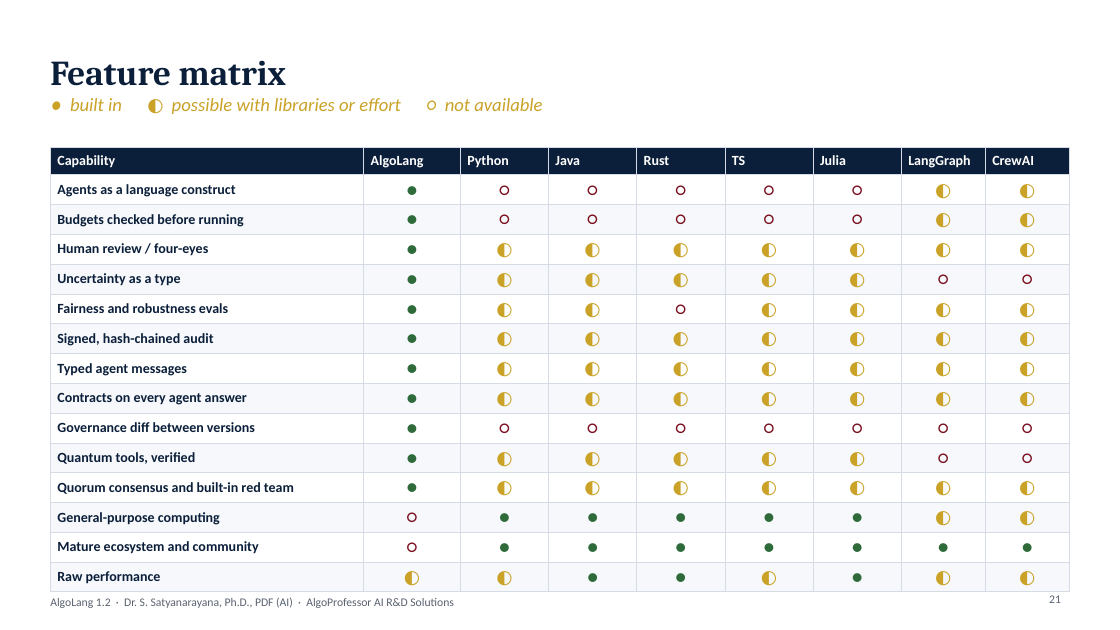
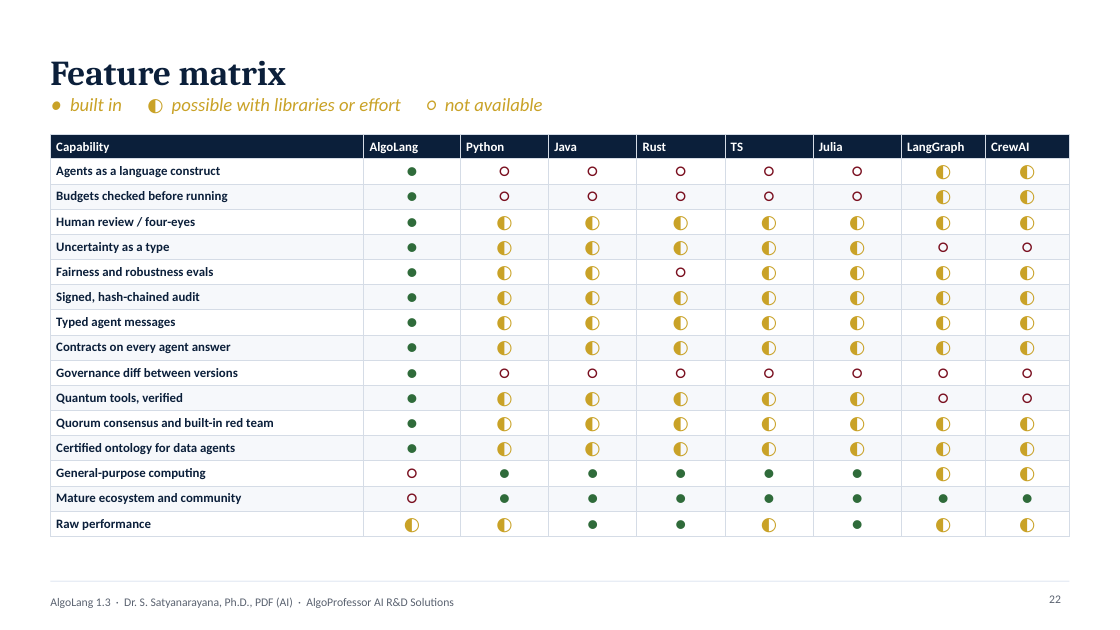
Before and after one commit to drssnaiml1-cell/algolang, a slide deck: slide 22 of docs/presentation/AlgoLang_Presentation.pptx (slide 21 before the commit). Drawn at 1120x630 pixels with LibreOffice and Linux fonts; fonts in the diff are those of the drawing. Boxes give left, top, right and bottom in pixels: in the first picture for what was removed or moved away, otherwise in the second. Text is boxed around its words. In the diff, an @@ line names an element or a change of style, - is before the commit and + after.

```diff
--- a/docs/presentation/AlgoLang_Presentation.pptx
+++ b/docs/presentation/AlgoLang_Presentation.pptx
@@ table at (x1=50, y1=134, x2=1070, y2=534) @@
+row 13: Certified ontology for data agents | ● | ◐ | ◐ | ◐ | ◐ | ◐ | ◐ | ◐
@@ table resized from (x1=50, y1=147, x2=1070, y2=588) to (x1=50, y1=134, x2=1070, y2=534) @@
@@ page number at (x1=1049, y1=595, x2=1061, y2=603): text changed @@
-21
+22
```
Also in this commit, not shown: 35 other slides changed, 1 slide added, 36 other files.
